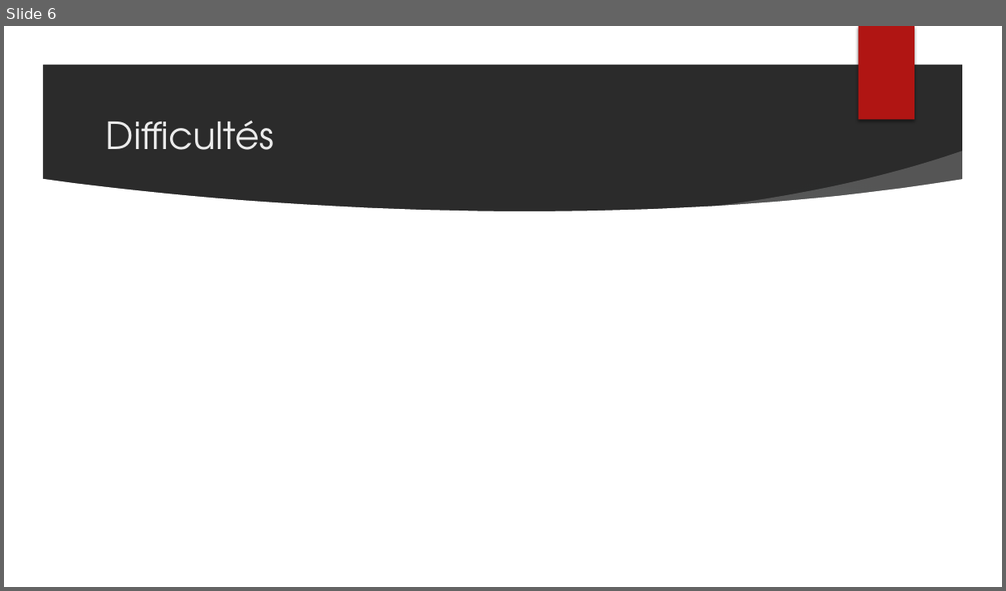
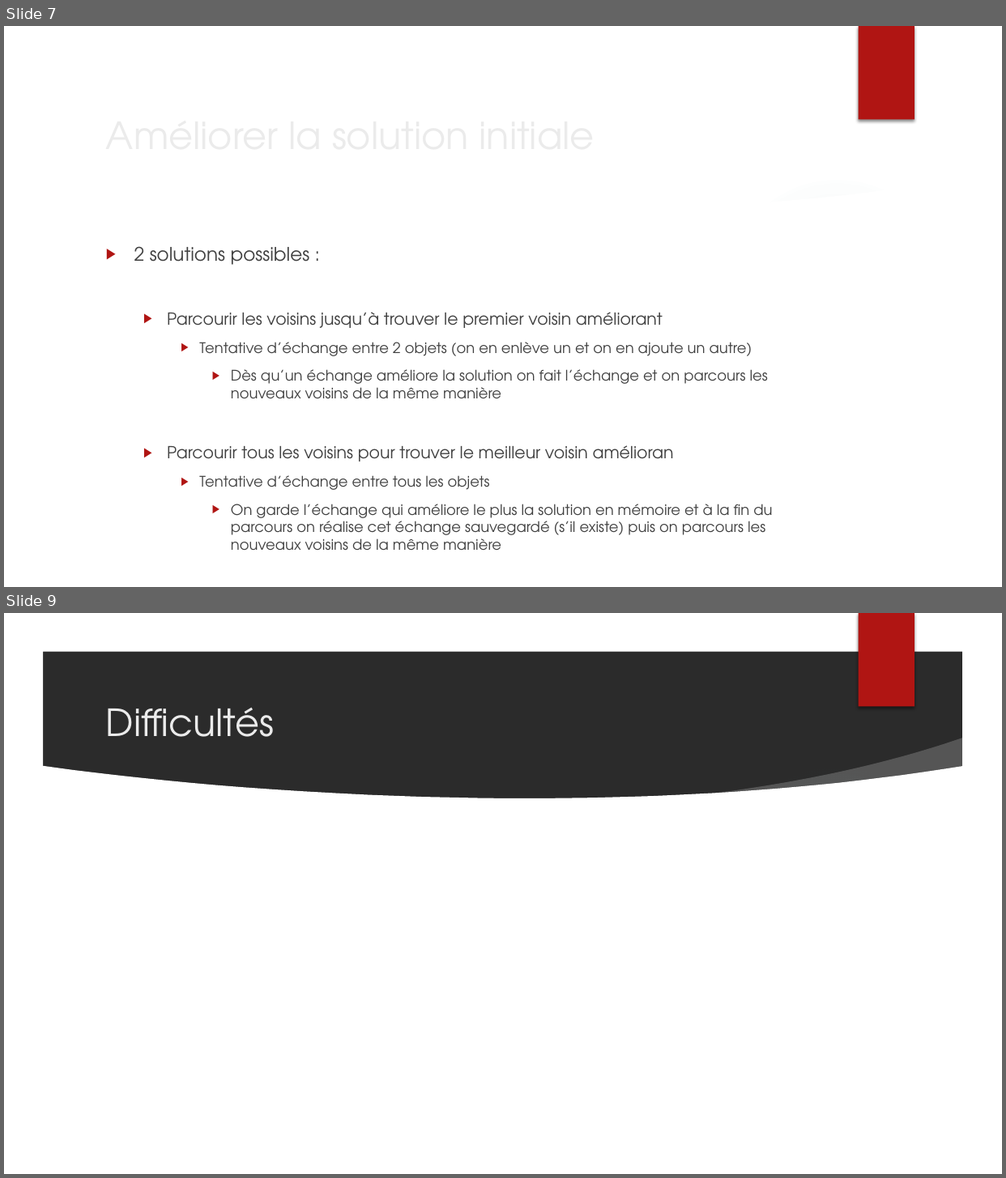
Before and after one commit to jordane-quincy/M2_MetaHeuristique, a slide deck: TP/Soutenance.pptx. Shown one above the other, each under a label of ours: slide 6 before the commit, slides 7 and 9 after it; the slides between them are not shown. The pictures are 1006x591 and 1006x1178 pixels, drawn with LibreOffice and Linux fonts; fonts in the diff are those of the drawing; background and template pictures are left out; a plain dark background stands for a picture behind light text. Boxes give left, top, right and bottom in pixels: in the first picture for what was removed or moved away, otherwise in the second. Text is boxed around its words. In the diff, an @@ line names an element or a change of style, - is before the commit and + after.

```diff
--- a/TP/Soutenance.pptx
+++ b/TP/Soutenance.pptx
@@ slide 7 added at box(4, 26, 1002, 587), background picture (left out); not listed: 7 template elements that a slide beside it also shows @@
@@ title added at box(98, 105, 820, 163), 36 pt, text #EBEBEB @@
+Améliorer la solution initiale
@@ text added at box(134, 246, 772, 550), 14 pt, text #404040 @@
+▶ 2 solutions possibles :
+  ▶ Parcourir les voisins jusqu’à trouver le premier voisin améliorant
+    ▶ Tentative d’échange entre 2 objets (on en enlève un et on en ajoute un autre)
+    ▶ Dès qu’un échange améliore la solution on fait l’échange et on parcours les nouveaux voisins de la même manière
+  ▶ Parcourir tous les voisins pour trouver le meilleur voisin amélioran
+    ▶ Tentative d’échange entre tous les objets
+    ▶ On garde l’échange qui améliore le plus la solution en mémoire et à la fin du parcours on réalise cet échange sauvegardé (s’il existe) puis on parcours les nouveaux voisins de la même manière
@@ what was slide 6 is now slide 9 @@
```
Also in this commit, not shown: 2 slides changed, 3 other slides added.
